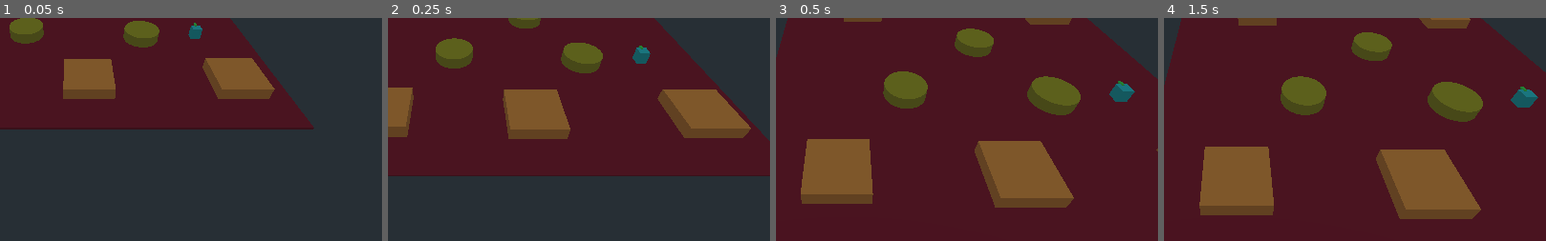
Above: before the commit, frames 1-4 (left to right).
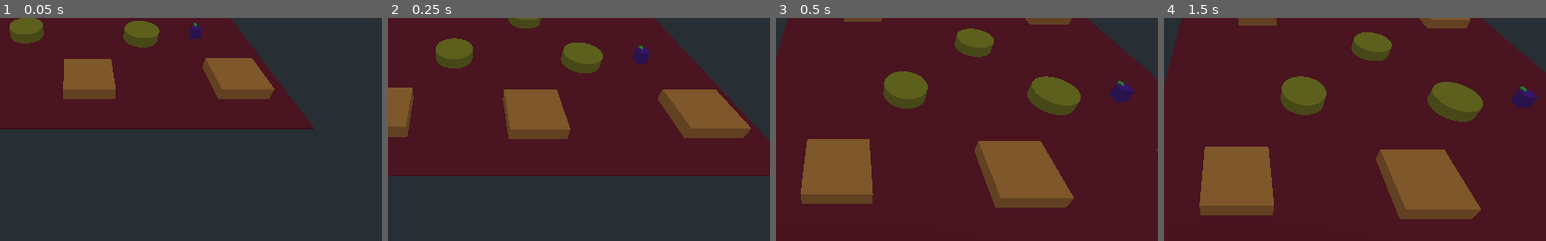
Above: after the commit, the same moments.

Repository: Ellord207/GodotShenanigans
Game: Godot game, scene res://World/TestWorld.tscn
Two runs of this game, one before a commit and one after it. Both use one fixed random seed, a clock stepped at 60 frames per second and the inputs below.
Inputs (mouse positions are % of the whole screen's width and height, from its top left):
- Up to frame 1 (0.05 s): no input
- Up to frame 2 (0.25 s): no input
- Up to frame 3 (0.5 s): no input
- Up to frame 4 (1.5 s): move the mouse to (72, 45) at 0.52 s; right-click (72, 45) at 0.6 s; tap Enter at 1.25 s; move the mouse to (30, 55) at 1.27 s; click (30, 55) at 1.35 s
The pictures show only the part of the screen within x 41-91%, y 34-84%; the shares and areas given below are measured in that part.

The runs differ from the first frame. In frame 1, 0.2% of the frame differs, in the area x 49-53%, y 3-10%; in frame 2, 0.3%; in frame 3, 0.4%; in frame 4, 0.4%, in the area x 90-98%, y 32-41%.

Commit message:
fixed single unit issue

Diff:
--- a/World/CamControl.gd
+++ b/World/CamControl.gd
@@ -45,7 +45,7 @@
 	var results = raycast_from_mouse(m_pos, 1);
 	if results:
 		for unit in selected_units:
-			unit.move_to(results.posision);
+			unit.move_to(results.position);
 
 func select_units(m_pos) -> void:
 	var new_selected_units = []
@@ -79,7 +79,8 @@
 		bot_right.y = tmp;
 	var box = Rect2(top_left, bot_right - top_left)
 	var box_selected_units = [];
-	for unit in get_tree().get_nodes_in_group("units"):
+	var units = get_tree().get_nodes_in_group("units");
+	for unit in units:
 		if unit.team == team:
 			if box.has_point(cam.unproject_position(unit.global_transform.origin)):
 				box_selected_units.append(unit)
--- a/World/TestWorld.tscn
+++ b/World/TestWorld.tscn
@@ -154,4 +154,3 @@
 
 [node name="Unit" parent="Navigation" instance=ExtResource( 3 )]
 transform = Transform( 1, 0, 0, 0, 1, 0, 0, 0, 1, 16.8164, 1.90735e-06, 7.33494 )
-team = 1
